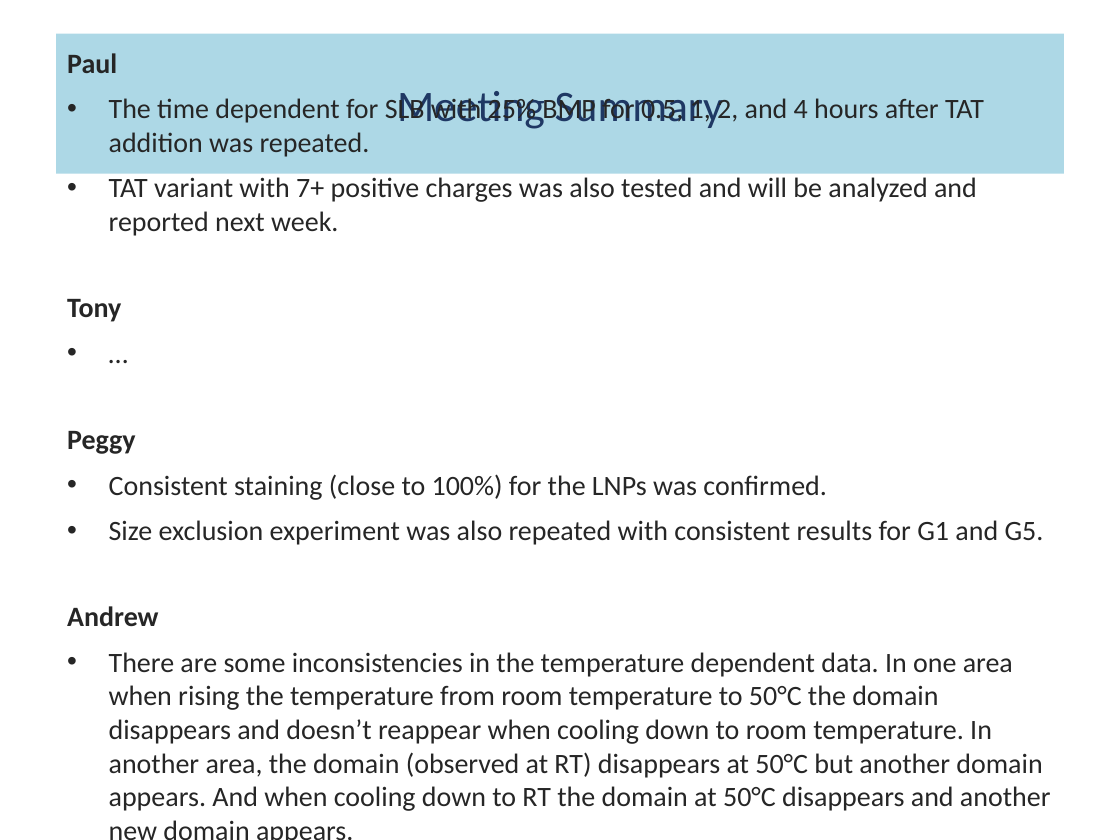
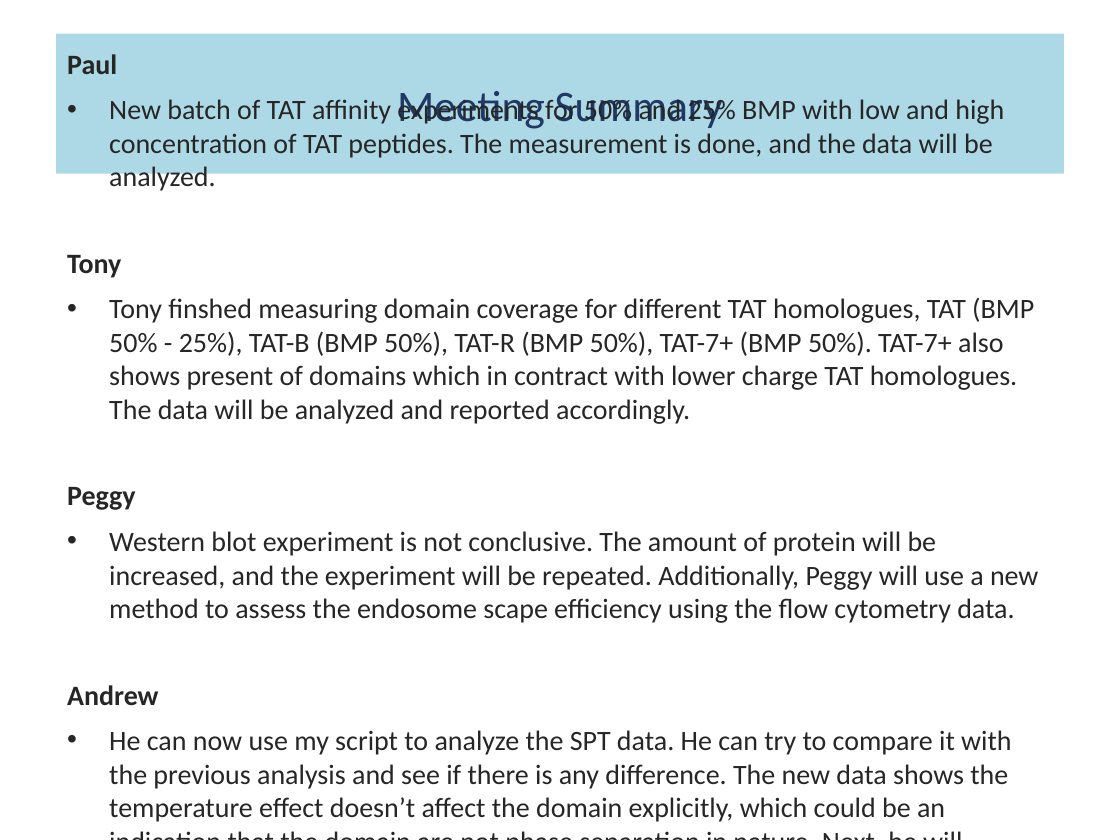
Before and after one commit to fathi0amir/ppt-with-quarto, a slide deck: slide 9 of main.pptx (slide 8 before the commit). Drawn at 1120x840 pixels with LibreOffice and Linux fonts; fonts in the diff are those of the drawing. Boxes give left, top, right and bottom in pixels: in the first picture for what was removed or moved away, otherwise in the second. Text is boxed around its words. In the diff, an @@ line names an element or a change of style, - is before the commit and + after.

```diff
--- a/main.pptx
+++ b/main.pptx
@@ title "Meeting Summary" at box(56, 34, 1064, 174): indent changed @@
@@ text at box(67, 54, 158, 705): indent changed @@
@@ text at box(109, 96, 1004, 193): text changed @@
-• The time dependent for SLB with 25% BMP for 0.5, 1, 2, and 4 hours after TAT addition was repeated.
-• TAT variant with 7+ positive charges was also tested and will be analyzed and reported next week.
+• New batch of TAT affinity experiments for 50% and 25% BMP with low and high concentration of TAT peptides. The measurement is done, and the data will be analyzed.
@@ text at box(109, 297, 1034, 424): text changed @@
-• …
+• Tony finshed measuring domain coverage for different TAT homologues, TAT (BMP 50% - 25%), TAT-B (BMP 50%), TAT-R (BMP 50%), TAT-7+ (BMP 50%). TAT-7+ also shows present of domains which in contract with lower charge TAT homologues. The data will be analyzed and reported accordingly.
@@ text at box(109, 531, 1038, 623): text changed @@
-• Consistent staining (close to 100%) for the LNPs was confirmed.
-• Size exclusion experiment was also repeated with consistent results for G1 and G5.
+• Western blot experiment is not conclusive. The amount of protein will be increased, and the experiment will be repeated. Additionally, Peggy will use a new method to assess the endosome scape efficiency using the flow cytometry data.
@@ text at box(109, 730, 1011, 822): text changed @@
-• There are some inconsistencies in the temperature dependent data. In one area when rising the temperature from room temperature to 50°C the domain disappears and doesn’t reappear when cooling down to room temperature. In another area, the domain (observed at RT) disappears at 50°C but another domain appears. And when cooling down to RT the domain at 50°C disappears and another new domain appears.
-• Tracking this data set has only few successful tracks. New dataset is being measured and will be analyzed.
+• He can now use my script to analyze the SPT data. He can try to compare it with the previous analysis and see if there is any difference. The new data shows the temperature effect doesn’t affect the domain explicitly, which could be an indication that the domain are not phase separation in nature. Next, he will reproduce TAT experiment with different charges and compare in domain size and coverage.
```
Also in this commit, not shown: 3 other slides changed, 5 slides added, 4 slides removed, 5 other files.
